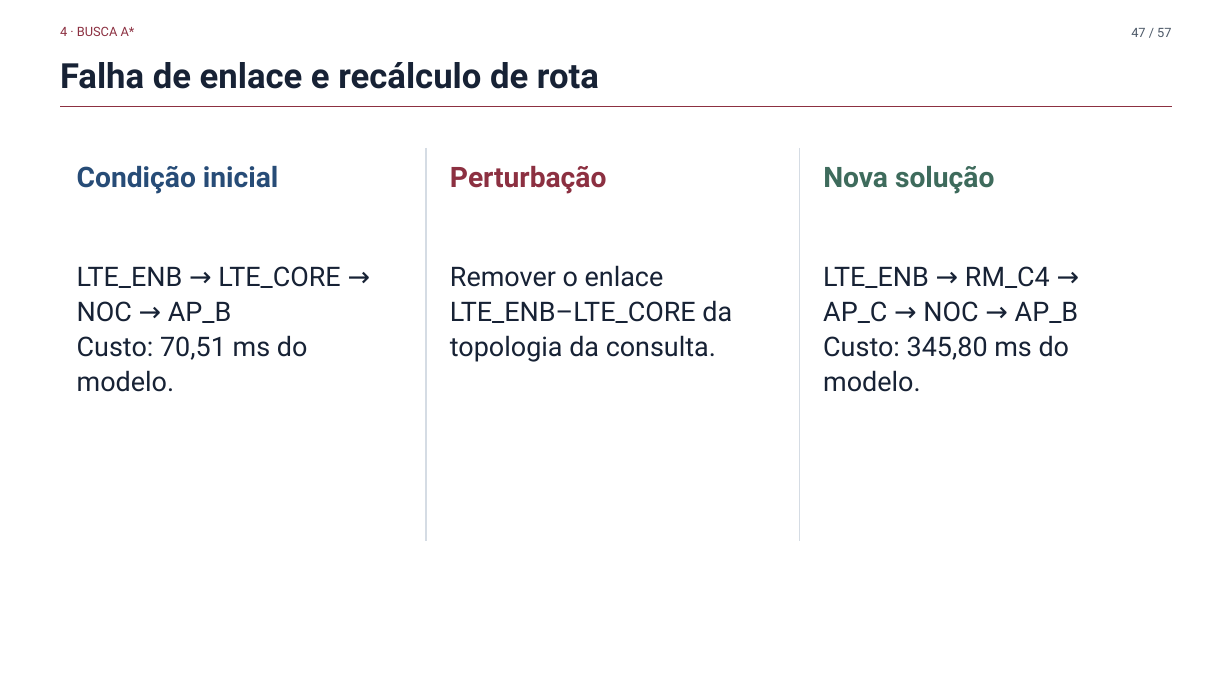
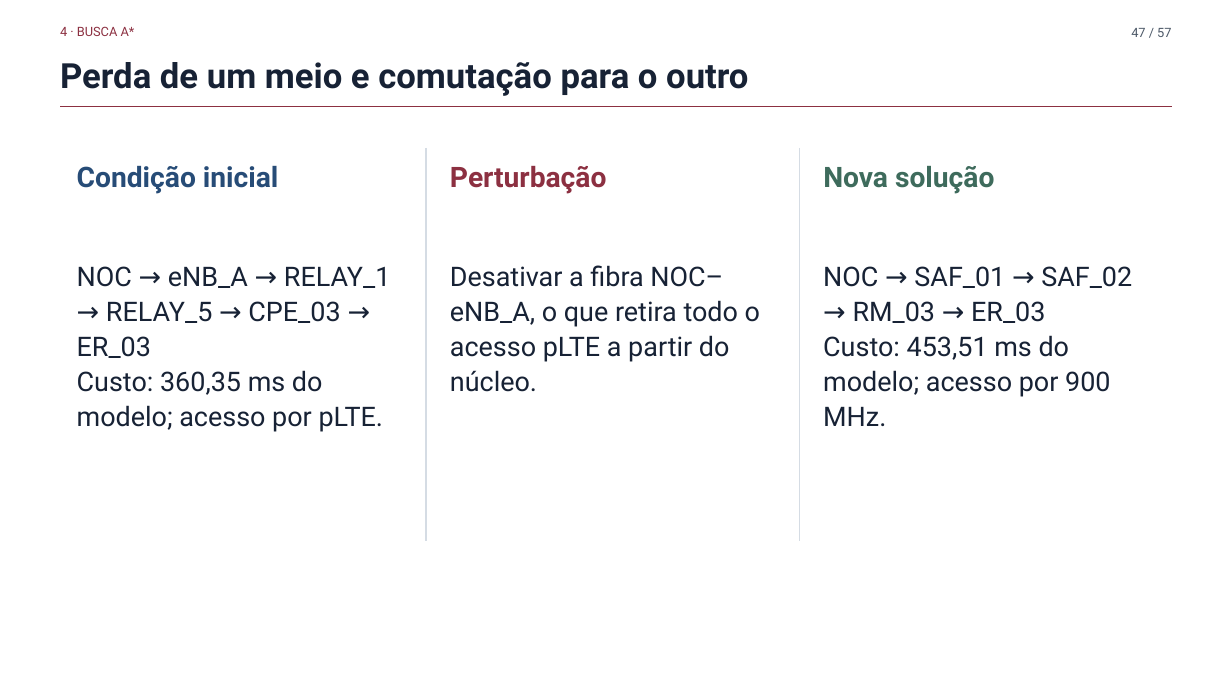
Before and after one commit to fsd-dantas/ai4systems, a slide deck: slide 47 of docs/presentation/mini-systems-presentation.pptx. Drawn at 1232x693 pixels with LibreOffice and Linux fonts; fonts in the diff are those of the drawing; background and template pictures are left out. Boxes give left, top, right and bottom in pixels: in the first picture for what was removed or moved away, otherwise in the second. Text is boxed around its words. In the diff, an @@ line names an element or a change of style, - is before the commit and + after.

Commit message:
Migrate the presentation onto the 60-node dual-homed scenario
The deck still spoke about LTE_ENB, LTE_CORE, AP_B, RM_A5 and SAF_A1 --
identifiers the new scenario does not contain. Eight slides and the
demonstration harness move together, because the deck quotes the
harness output and the build verifies the two agree.

The routing example gains its point back. NOC to ER_03 is now a pair
where breadth-first finds the fewest hops, four, and pays 453.51 ms,
while A* takes five hops for 360.35 ms. The reason is physical rather
than numerical: the short route drops onto the slow 900 MHz mesh and
the long one stays on private LTE.

The perturbation slide is no longer a link removal but a medium
failure. Disabling the fibre to eNB_A takes the whole pLTE path away
from the core, and the site fails over to the 900 MHz mesh at a higher
cost. That is what dual homing buys, and the price is visible.

The aggregate result reverses, and the slide now says so. At 30 nodes
A* expanded 25.9% fewer nodes than uniform cost; at 60 nodes it expands
8.9% fewer. The advantage did not grow with the graph, it shrank,
because two near-parallel access networks make straight-line distance a
weak predictor of cost when the media differ in speed. Reporting only
the first figure would have invited exactly the wrong conclusion.

presentation_demo.py moves with it and asserts every quoted number, its
Floyd-Warshall oracle honours the stub rule, and the recorded evidence
file is regenerated from the run.

```diff
--- a/docs/presentation/mini-systems-presentation.pptx
+++ b/docs/presentation/mini-systems-presentation.pptx
@@ text at (60, 62, 748, 96): text changed @@
-Falha de enlace e recálculo de rota
+Perda de um meio e comutação para o outro
@@ text at (77, 266, 391, 432): text changed @@
-LTE_ENB → LTE_CORE → NOC → AP_B
-Custo: 70,51 ms do modelo.
+NOC → eNB_A → RELAY_1 → RELAY_5 → CPE_03 → ER_03
+Custo: 360,35 ms do modelo; acesso por pLTE.
@@ text at (450, 265, 760, 392): text changed @@
-Remover o enlace LTE_ENB–LTE_CORE da topologia da consulta.
+Desativar a fibra NOC–eNB_A, o que retira todo o acesso pLTE a partir do núcleo.
@@ text at (823, 266, 1132, 426): text changed @@
-LTE_ENB → RM_C4 → AP_C → NOC → AP_B
-Custo: 345,80 ms do modelo.
+NOC → SAF_01 → SAF_02 → RM_03 → ER_03
+Custo: 453,51 ms do modelo; acesso por 900 MHz.
```
Also in this commit, not shown: 6 other slides changed, 8 other files.
